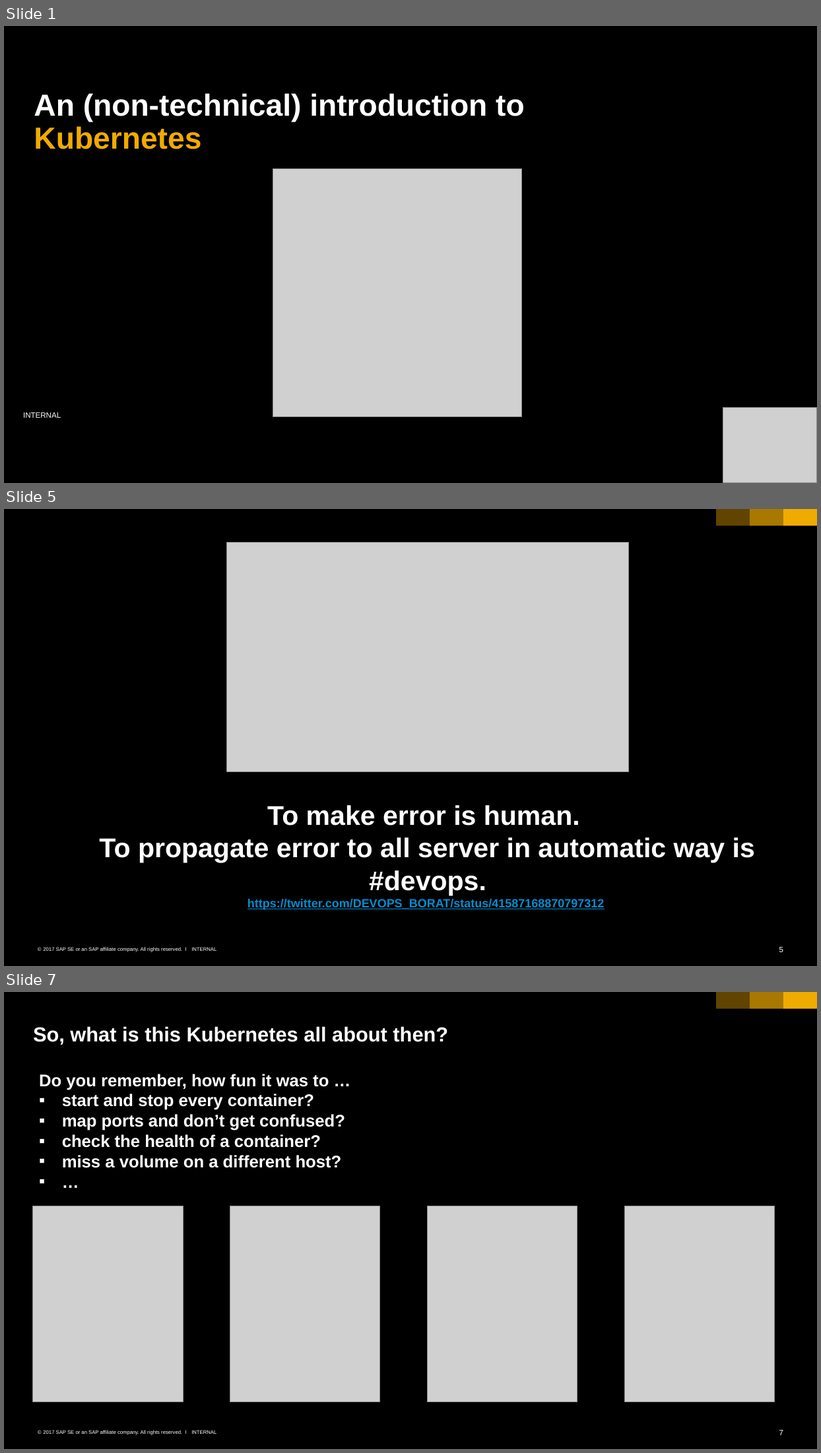
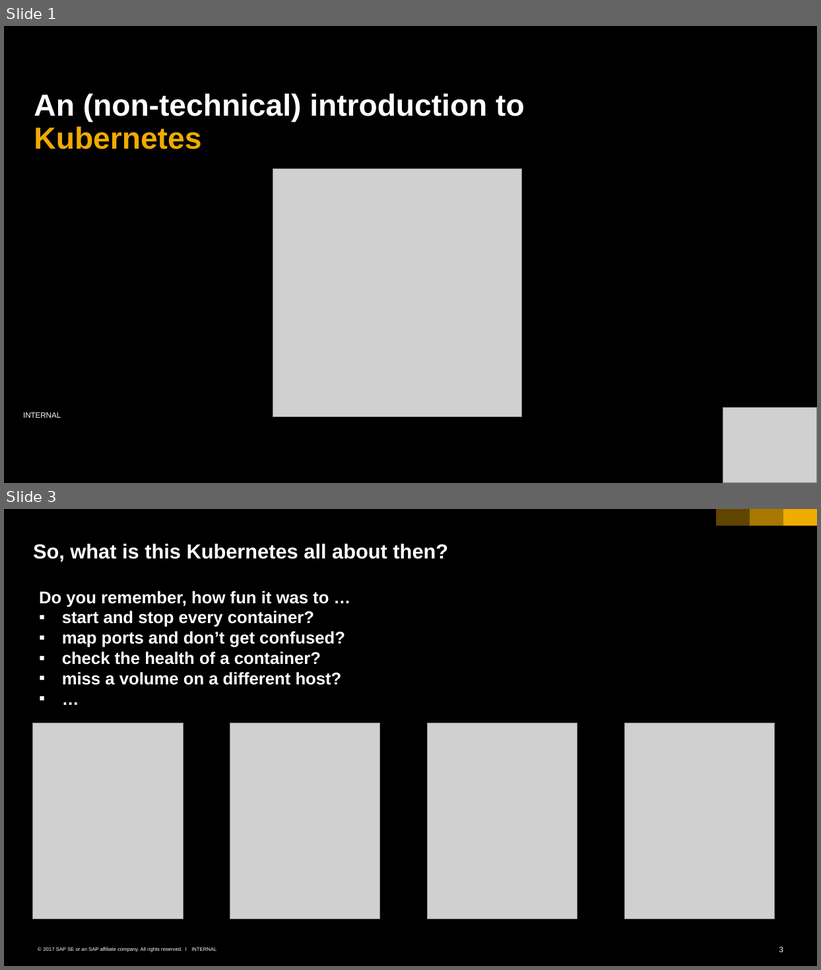
Before and after one commit to cuijiyao01/docker-k8s-training, a slide deck: kubernetes/00_intro.pptx. Shown one above the other, each under a label of ours: slides 1, 5 and 7 before the commit, slides 1 and 3 after it; the slides between them are not shown. The pictures are 821x1453 and 821x970 pixels, drawn with LibreOffice and Linux fonts; fonts in the diff are those of the drawing; grey boxes stand for pictures; background and template pictures are left out. Boxes give left, top, right and bottom in pixels: in the first picture for what was removed or moved away, otherwise in the second. Text is boxed around its words. In the diff, an @@ line names an element or a change of style, - is before the commit and + after.

```diff
--- a/kubernetes/00_intro.pptx
+++ b/kubernetes/00_intro.pptx
@@ slide 5 removed at (x1=4, y1=509, x2=817, y2=966), background #000000; not listed: 6 template elements that a slide beside it also shows @@
@@ picture removed at (x1=227, y1=542, x2=629, y2=772) @@
@@ text removed at (x1=99, y1=805, x2=755, y2=910) @@
-To make error is human.
-To propagate error to all server in automatic way is #devops.
-https://twitter.com/DEVOPS_BORAT/status/41587168870797312
@@ what was slide 7 is now slide 3 @@
@@ page number at (x1=780, y1=947, x2=783, y2=953): text changed @@
-7
+3
```
Also in this commit, not shown: 1 slide added, 4 other slides removed, 1 other file.
